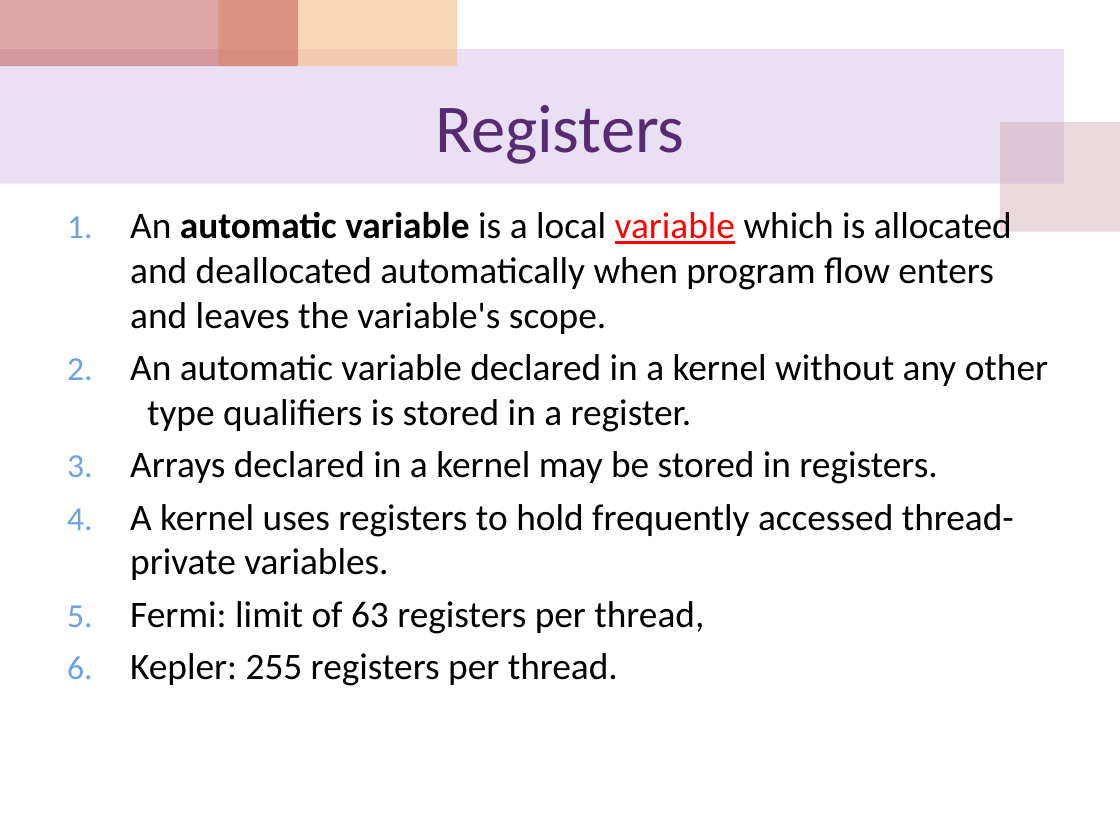
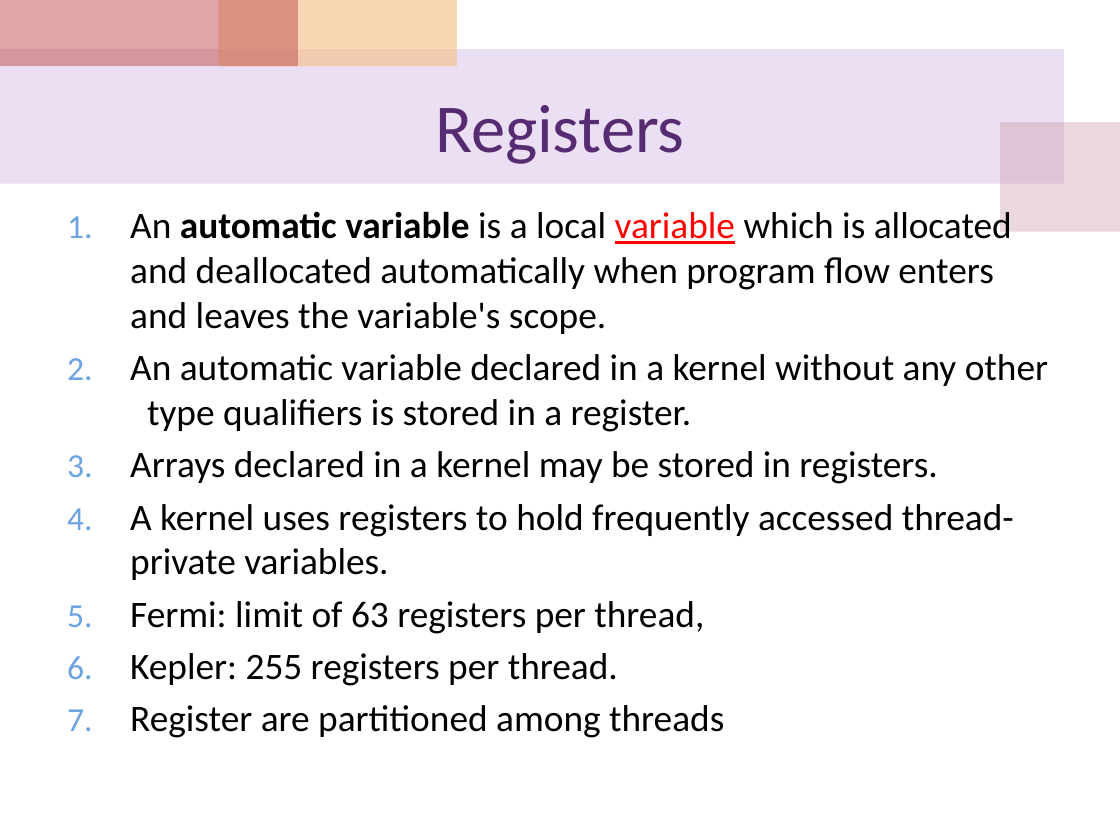
Before and after one commit to cocojk/major, a slide deck: slide 5 of gpu/EE817 Lecture 5 CUDA Memory Architecture.pptx (slide 4 before the commit). Drawn at 1120x840 pixels with LibreOffice and Linux fonts; fonts in the diff are those of the drawing. Boxes give left, top, right and bottom in pixels: in the first picture for what was removed or moved away, otherwise in the second. Text is boxed around its words. In the diff, an @@ line names an element or a change of style, - is before the commit and + after.

```diff
--- a/gpu/EE817 Lecture 5 CUDA Memory Architecture.pptx
+++ b/gpu/EE817 Lecture 5 CUDA Memory Architecture.pptx
@@ text at <box>130,705,724,738</box>: paragraph added @@
+7. Register are partitioned among threads
```
Also in this commit, not shown: 6 other slides changed, 1 slide added, 10 other files.
